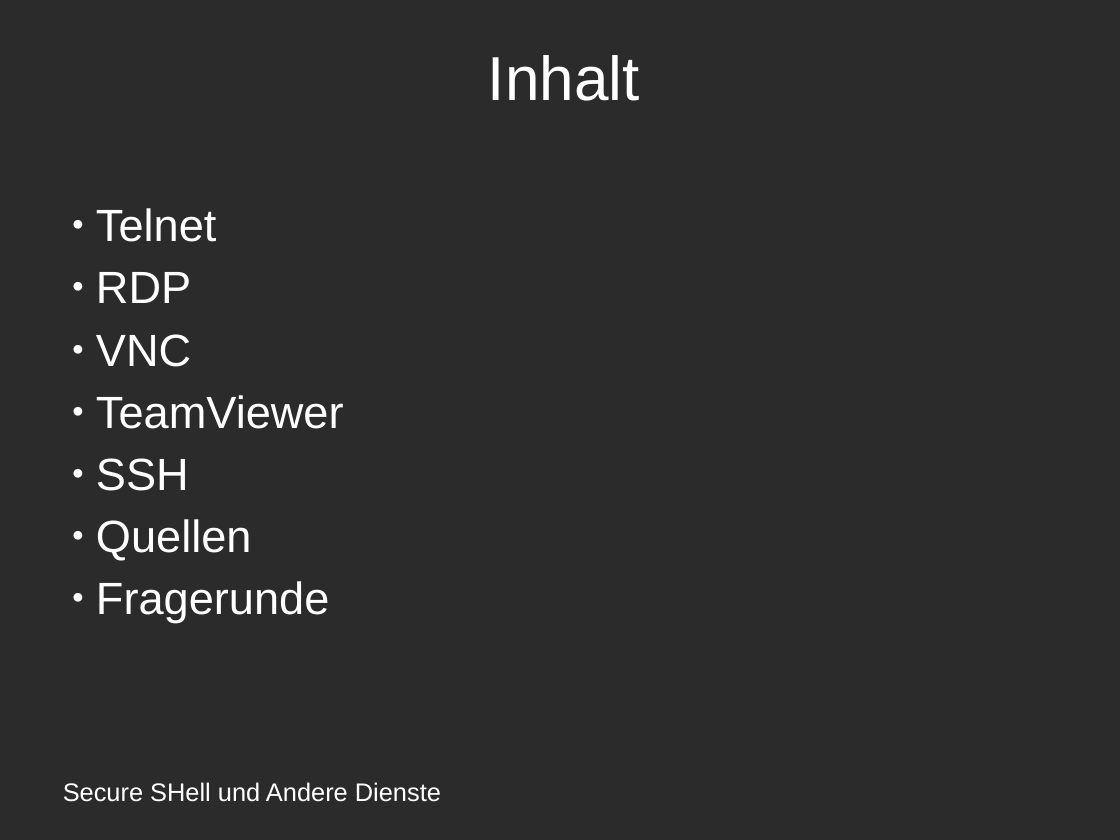
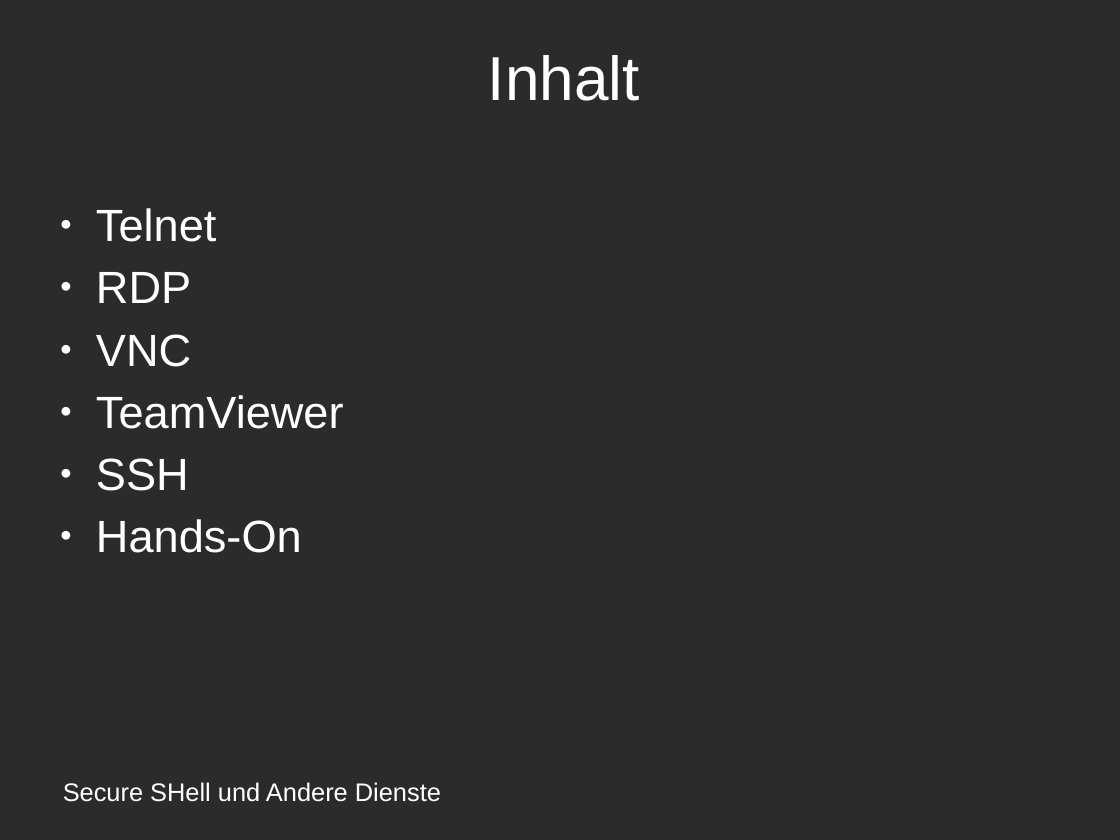
Before and after one commit to amlispolska/SSH-Projekt, a slide deck: slide 3 of ssh-presentation.odp. Drawn at 1120x840 pixels with LibreOffice and Linux fonts; fonts in the diff are those of the drawing; background and template pictures are left out; a plain dark background stands for a picture behind light text. Boxes give left, top, right and bottom in pixels: in the first picture for what was removed or moved away, otherwise in the second. Text is boxed around its words. In the diff, an @@ line names an element or a change of style, - is before the commit and + after.

```diff
--- a/ssh-presentation.odp
+++ b/ssh-presentation.odp
@@ text at (96,519,302,553): text changed @@
-● Quellen
-● Fragerunde
+● Hands-On
```
Also in this commit, not shown: 10 other slides changed, 1 other file.
